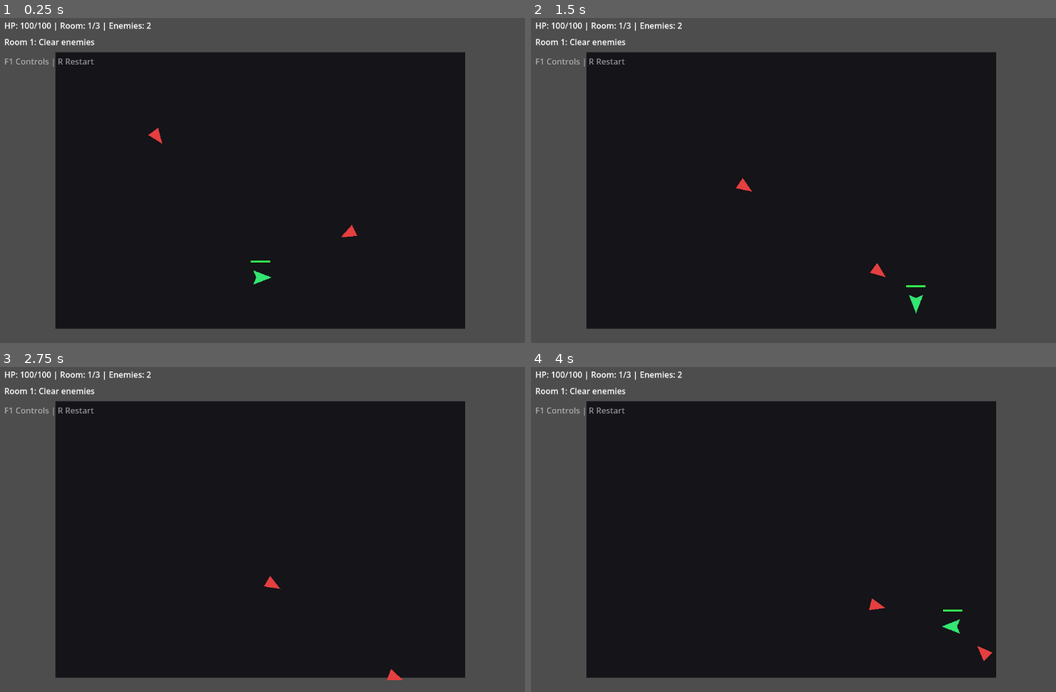
Above: before the commit, frames 1-4 (two rows, left to right).
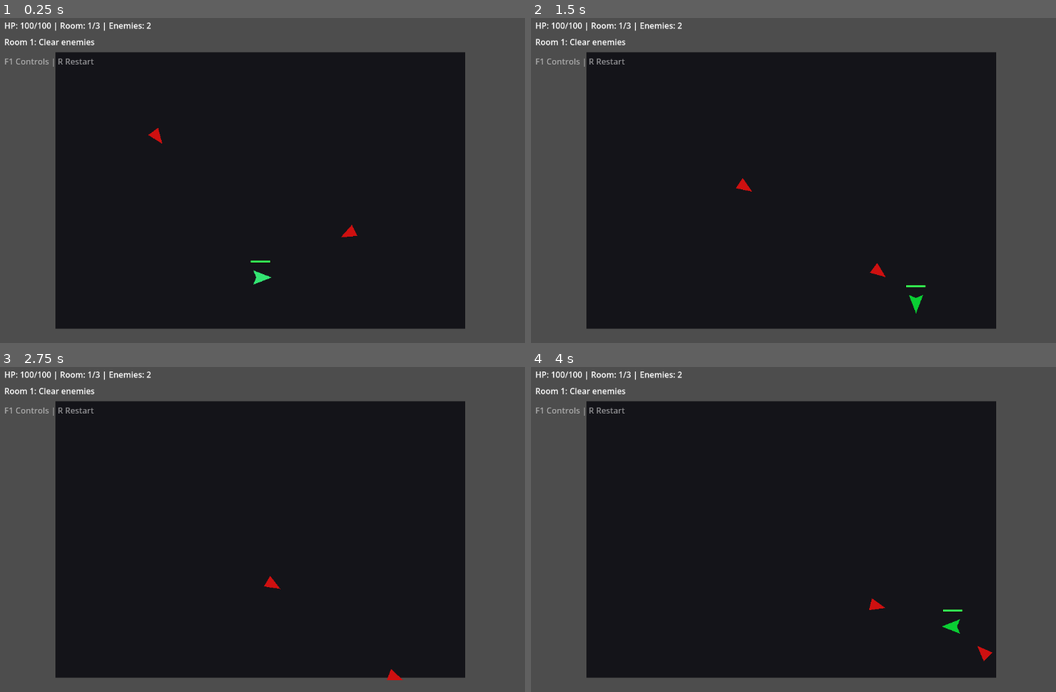
Above: after the commit, the same moments.

Repository: DGoat/Project-A
Game: Godot game, scene res://scenes/Main.tscn
Two runs of this game, one before a commit and one after it. Both use one fixed random seed, a clock stepped at 60 frames per second and the inputs below.
Inputs (mouse positions are in pixels of both pictures, inside the frame that each line leads up to):
- Up to frame 1 (0.25 s): no input
- Up to frame 2 (1.5 s): move the mouse to (951, 161) at 0.52 s; hold D (move_right) 0.53-1.28 s; click (951, 161) at 0.6 s; tap Space (dash) at 0.8, 1.35 s; move the mouse to (704, 193) at 1.27 s; hold S (move_down) from 1.28 s (still down)
- Up to frame 3 (2.75 s): click (173, 542) at 1.55 s; move the mouse to (346, 454) at 2.02 s; release S (move_down) at 2.03 s; hold D (move_right) from 2.03 s (still down); click (346, 454) at 2.1 s; tap Space (dash) at 2.3 s
- Up to frame 4 (4 s): move the mouse to (788, 591) at 2.77 s; release D (move_right) at 2.78 s; hold W (move_up) 2.78-3.53 s; tap Space (dash) at 2.85, 3.8 s; click (788, 591) at 3.05 s; move the mouse to (998, 575) at 3.52 s; hold A (move_left) from 3.53 s (still down); tap 1 (pick_blessing_1) at 3.6 s

The runs differ from the first frame. In frame 1, 0.1% of the frame differs, in the area x 28-69%, y 33-68%; in frame 2, 0.2%, in the area x 39-75%, y 49-91%; in frame 3, 0.1%; in frame 4, 0.2%.

Commit message:
feat: improve visible blessing feedback

Diff:
--- a/demos/demo-godot-001-action-roguelite/project.godot
+++ b/demos/demo-godot-001-action-roguelite/project.godot
@@ -53,7 +53,6 @@
 dash={
 "deadzone": 0.5,
 "events": [Object(InputEventKey,"resource_local_to_scene":false,"resource_name":"","device":-1,"window_id":0,"alt_press …(190 unchanged characters)…
-, Object(InputEventKey,"resource_local_to_scene":false,"resource_name":"","device":-1,"window_id":0,"alt_pressed":false,"shift_pressed":false,"ctrl_pressed":false,"meta_pressed":false,"pressed":false,"keycode":75,"physical_keycode":0,"key_label":0,"unicode":0,"location":0,"echo":false,"script":null)
 ]
 }
 restart={
--- a/demos/demo-godot-001-action-roguelite/scripts/melee_enemy.gd
+++ b/demos/demo-godot-001-action-roguelite/scripts/melee_enemy.gd
@@ -35,6 +35,7 @@
 		contact_damage = 16
 		body.scale = Vector2(1.35, 1.35)
 	contact_area.body_entered.connect(_on_contact_body_entered)
+	_refresh_body_color()
 
 func _physics_process(delta: float) -> void:
 	if dead or player == null:
@@ -65,7 +66,7 @@
 		body.modulate = Color(1.0, 0.45, 0.45)
 	await get_tree().create_timer(0.06).timeout
 	if is_instance_valid(body):
-		body.modulate = Color(1.0, 0.35, 0.25) if elite else Color(0.9, 0.25, 0.25)
+		_refresh_body_color()
 	if hp <= 0:
 		_die(source)
 
@@ -74,6 +75,7 @@
 	burn_ticks_left = ticks
 	burn_owner = source
 	burn_timer = 0.45
+	_refresh_body_color()
 
 func _process_burn(delta: float) -> void:
 	if burn_ticks_left <= 0:
@@ -83,6 +85,8 @@
 		burn_ticks_left -= 1
 		burn_timer = 0.45
 		take_damage(burn_damage, burn_owner, "burn")
+		if burn_ticks_left <= 0:
+			_refresh_body_color()
 
 func _on_contact_body_entered(body_node: Node2D) -> void:
 	if body_node.has_method("take_damage"):
@@ -90,6 +94,12 @@
 		recoil_direction = body_node.global_position.direction_to(global_position).normalized()
 		recoil_time = recoil_duration
 
+func _refresh_body_color() -> void:
+	if burn_ticks_left > 0:
+		body.modulate = Color(1.0, 0.55, 0.12)
+	else:
+		body.modulate = Color(1.0, 0.35, 0.25) if elite else Color(0.9, 0.25, 0.25)
+
 func _die(source: Node = null) -> void:
 	dead = true
 	if source != null and source.has_method("notify_enemy_killed"):
--- a/demos/demo-godot-001-action-roguelite/scripts/player.gd
+++ b/demos/demo-godot-001-action-roguelite/scripts/player.gd
@@ -12,7 +12,8 @@
 var dash_cooldown := 0.55
 var attack_damage := 20.0
 var attack_cooldown := 0.35
-var attack_range := 56.0
+var attack_length := 50.0
+var attack_width := 36.0
 var heal_on_kill := 0
 var burn_damage := 0
 var burn_ticks := 0
@@ -36,6 +37,7 @@
 
 func _ready() -> void:
 	attack_area.body_entered.connect(_on_attack_body_entered)
+	_update_attack_shape()
 	_update_health_bar()
 	health_changed.emit(hp, max_hp)
 
@@ -60,6 +62,7 @@
 			dash_time = dash_duration
 			dash_cooldown_time = dash_cooldown
 			dash_strike_ready = dash_strike_multiplier > 1.0
+			_refresh_body_color()
 
 	move_and_slide()
 	_update_visuals()
@@ -69,7 +72,7 @@
 
 func attack() -> void:
 	attack_cooldown_time = attack_cooldown
-	attack_area.position = facing * (attack_range - 8.0)
+	attack_area.position = facing * 18.0
 	attack_area.rotation = facing.angle()
 	attack_preview.position = attack_area.position
 	attack_preview.rotation = attack_area.rotation
@@ -90,7 +93,7 @@
 	body.modulate = Color(1.0, 0.55, 0.55)
 	await get_tree().create_timer(0.08).timeout
 	if is_instance_valid(body):
-		body.modulate = Color(0.2, 0.9, 0.45)
+		_refresh_body_color()
 	if hp == 0:
 		dead = true
 		died.emit()
@@ -99,6 +102,7 @@
 	var effects: Dictionary = blessing.get("effects", {})
 	if effects.has("attack_damage_multiplier"):
 		attack_damage *= float(effects["attack_damage_multiplier"])
+		_update_attack_shape()
 	if effects.has("attack_cooldown_multiplier"):
 		attack_cooldown *= float(effects["attack_cooldown_multiplier"])
 	if effects.has("dash_strike_multiplier"):
@@ -109,12 +113,17 @@
 		burn_damage = max(burn_damage, int(effects["burn_damage"]))
 		burn_ticks = max(burn_ticks, int(effects.get("burn_ticks", 0)))
 	if effects.has("attack_range_multiplier"):
-		attack_range *= float(effects["attack_range_multiplier"])
+		attack_length *= float(effects["attack_range_multiplier"])
+		_update_attack_shape()
 
 func heal(amount: int) -> void:
 	hp = min(max_hp, hp + amount)
 	_update_health_bar()
 	health_changed.emit(hp, max_hp)
+	body.modulate = Color(0.45, 1.0, 0.45)
+	await get_tree().create_timer(0.1).timeout
+	if is_instance_valid(body):
+		_refresh_body_color()
 
 func _on_attack_body_entered(body_node: Node2D) -> void:
 	if not body_node.has_method("take_damage"):
@@ -123,6 +132,7 @@
 	if dash_strike_ready:
 		damage *= dash_strike_multiplier
 		dash_strike_ready = false
+		_refresh_body_color()
 	body_node.take_damage(int(round(damage)), self, "direct")
 	_apply_hit_stop()
 	if burn_damage > 0 and body_node.has_method("apply_burn"):
@@ -146,5 +156,21 @@
 	var ratio := float(hp) / float(max_hp)
 	health_bar_fill.offset_right = -19.0 + 38.0 * ratio
 
+func _update_attack_shape() -> void:
+	var shape := attack_shape.shape as RectangleShape2D
+	if shape != null:
+		shape.size = Vector2(attack_length, attack_width)
+	attack_shape.position = Vector2(attack_length * 0.5, 0.0)
+	attack_preview.polygon = PackedVector2Array([
+		Vector2(0.0, -attack_width * 0.5),
+		Vector2(attack_length, -attack_width * 0.5),
+		Vector2(attack_length, attack_width * 0.5),
+		Vector2(0.0, attack_width * 0.5)
+	])
+	attack_preview.color = Color(1.0, 0.55, 0.18, 0.28) if attack_damage > 20.0 else Color(1.0, 0.9, 0.25, 0.24)
+
+func _refresh_body_color() -> void:
+	body.modulate = Color(0.35, 0.95, 1.0) if dash_strike_ready else Color(0.2, 0.9, 0.45)
+
 func _update_visuals() -> void:
 	body.rotation = facing.angle()
--- a/demos/demo-godot-001-action-roguelite/scripts/ranged_enemy.gd
+++ b/demos/demo-godot-001-action-roguelite/scripts/ranged_enemy.gd
@@ -26,6 +26,7 @@
 func _ready() -> void:
 	hp = max_hp
 	shoot_time = shoot_cooldown * 0.7
+	_refresh_body_color()
 
 func _physics_process(delta: float) -> void:
 	if dead or player == null:
@@ -63,7 +64,7 @@
 		body.modulate = Color(1.0, 0.55, 0.55)
 	await get_tree().create_timer(0.06).timeout
 	if is_instance_valid(body):
-		body.modulate = Color(0.35, 0.55, 1.0)
+		_refresh_body_color()
 	if hp <= 0:
 		_die(source)
 
@@ -72,6 +73,7 @@
 	burn_ticks_left = ticks
 	burn_owner = source
 	burn_timer = 0.45
+	_refresh_body_color()
 
 func _process_burn(delta: float) -> void:
 	if burn_ticks_left <= 0:
@@ -81,6 +83,8 @@
 		burn_ticks_left -= 1
 		burn_timer = 0.45
 		take_damage(burn_damage, burn_owner, "burn")
+		if burn_ticks_left <= 0:
+			_refresh_body_color()
 
 func _shoot(direction: Vector2) -> void:
 	var projectile := projectile_scene.instantiate()
@@ -88,6 +92,9 @@
 	projectile.direction = direction
 	get_tree().current_scene.add_child(projectile)
 
+func _refresh_body_color() -> void:
+	body.modulate = Color(1.0, 0.55, 0.12) if burn_ticks_left > 0 else Color(0.35, 0.55, 1.0)
+
 func _die(source: Node = null) -> void:
 	dead = true
 	if source != null and source.has_method("notify_enemy_killed"):
Not shown, changed: demos/demo-godot-001-action-roguelite/README.md
Not shown, changed: demos/demo-godot-001-action-roguelite/controls.md
Not shown, changed: demos/demo-godot-001-action-roguelite/dev-log.md
Not shown, changed: demos/demo-godot-001-action-roguelite/issue-tracker.md
Not shown, changed: demos/demo-godot-001-action-roguelite/milestones.md
Not shown, changed: demos/demo-godot-001-action-roguelite/specs/spec-003-basic-game-feel.md
Not shown, added: demos/demo-godot-001-action-roguelite/specs/spec-006-build-identity-and-visible-blessings.md
